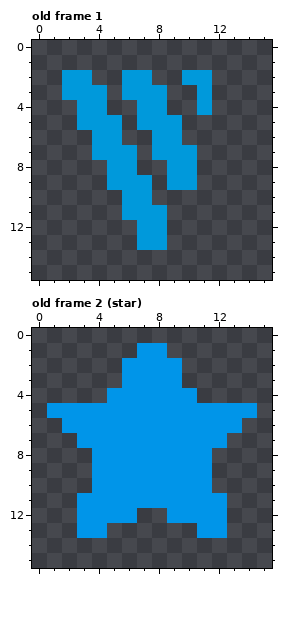
Pixel-art file -- resources/asesprite/shapes/shapes_16.aseprite. The picture above is the old version.
16x16 pixels, 2 frames. Shown: old frame 1, old frame 2 (star). The commit also changed other frames, which this record leaves out.
And afterwards:
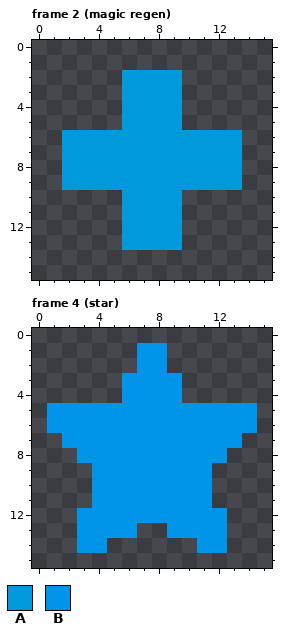
Palette (. is transparent): A #0099db  B #0095e9
A new or re-ordered frame is compared with the old frame closest to it.
The edit:
frames 2 -> 4
frames re-ordered
--- frame 2 (magic regen) against old frame 1
@@ x 0..15 @@
  1 ................
- 2 ..AA..AA..AA....
- 3 ..AAA.AAA..A....
- 4 ...AA..AA..A....
- 5 ...AAA.AAA......
- 6 ....AA..AA......
- 7 ....AAA.AAA.....
- 8 .....AA..AA.....
- 9 .....AAA.AA.....
-10 ......AA........
-11 ......AAA.......
-12 .......AA.......
-13 .......AA.......
+ 2 ......AAAA......
+ 3 ......AAAA......
+ 4 ......AAAA......
+ 5 ......AAAA......
+ 6 ..AAAAAAAAAAAA..
+ 7 ..AAAAAAAAAAAA..
+ 8 ..AAAAAAAAAAAA..
+ 9 ..AAAAAAAAAAAA..
+10 ......AAAA......
+11 ......AAAA......
+12 ......AAAA......
+13 ......AAAA......
 14 ................
--- frame 4 (star) is new; against old frame 2 (star)
@@ x 0..15 @@
  1 .......BB.......
- 2 ......BBBB......
+ 2 .......BB.......
  3 ......BBBB......
- 4 .....BBBBBB.....
+ 4 ......BBBB......
  5 .BBBBBBBBBBBBBB.
- 6 ..BBBBBBBBBBBB..
- 7 ...BBBBBBBBBB...
- 8 ....BBBBBBBB....
+ 6 .BBBBBBBBBBBBBB.
+ 7 ..BBBBBBBBBBBB..
+ 8 ...BBBBBBBBBB...
  9 ....BBBBBBBB....
 10 ....BBBBBBBB....
-11 ...BBBBBBBBBB...
-12 ...BBBB..BBBB...
-13 ...BB......BB...
-14 ................
+11 ....BBBBBBBB....
+12 ...BBBBBBBBBB...
+13 ...BBBB..BBBB...
+14 ...BB......BB...
 15 ................
Pixel boxes of the changes (left, top, right, bottom) in both pictures:
changed: (62, 70, 242, 250)
changed: (47, 358, 257, 553)
